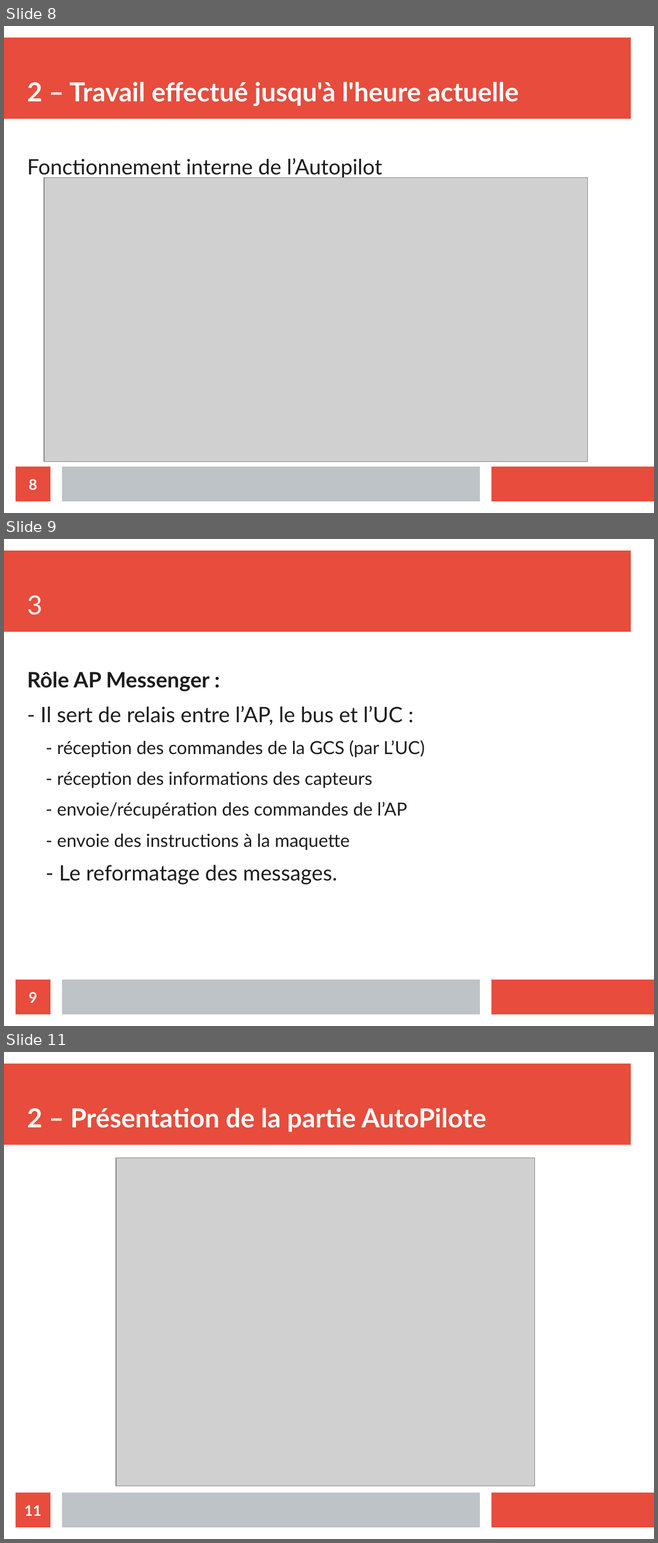
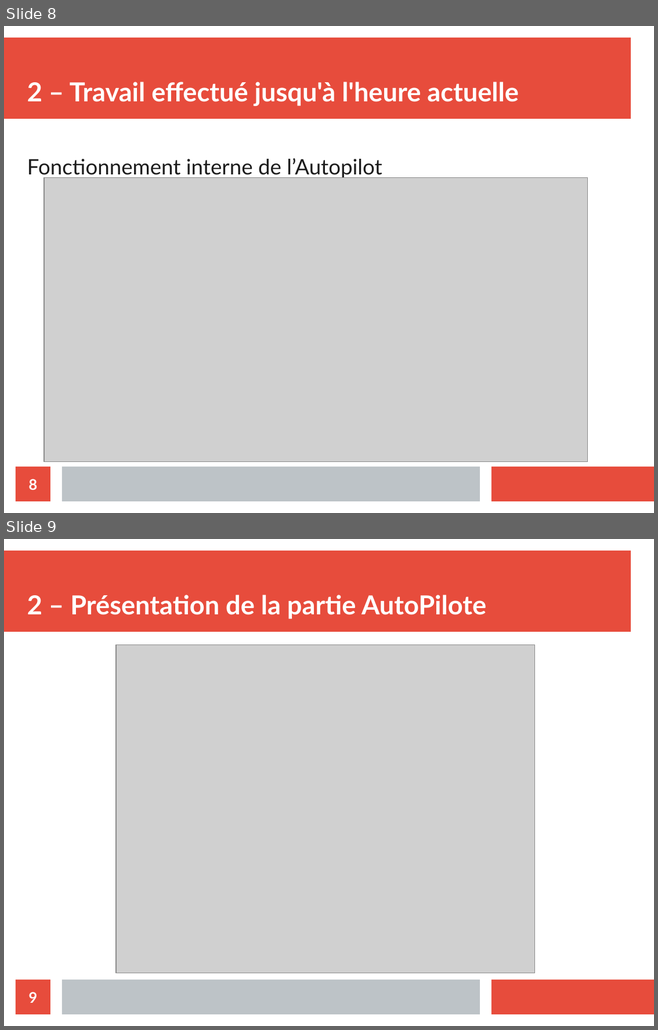
Before and after one commit to athmanmekh/AuttoPIlote-X-OPEN-PILOT, a slide deck: presentation/presentation 2/diapoPresentation.odp. Shown one above the other, each under a label of ours: slides 8, 9 and 11 before the commit, slides 8 and 9 after it; the slides between them are not shown. The pictures are 658x1543 and 658x1030 pixels, drawn with LibreOffice and Linux fonts; fonts in the diff are those of the drawing; grey boxes stand for pictures. Boxes give left, top, right and bottom in pixels: in the first picture for what was removed or moved away, otherwise in the second. Text is boxed around its words. In the diff, an @@ line names an element or a change of style, - is before the commit and + after.

```diff
--- a/presentation/presentation 2/diapoPresentation.odp
+++ b/presentation/presentation 2/diapoPresentation.odp
@@ slide 9 removed at <box>4,539,654,1026</box>, background #FFFFFF; not listed: 3 template elements that a slide beside it also shows @@
@@ title removed at <box>27,595,42,615</box> @@
-3
@@ text removed at <box>27,671,424,885</box> @@
-Rôle AP Messenger :
-- Il sert de relais entre l’AP, le bus et l’UC :
-  - réception des commandes de la GCS (par L’UC)
-  - réception des informations des capteurs
-  - envoie/récupération des commandes de l’AP
-  - envoie des instructions à la maquette
-- Le reformatage des messages.
@@ page number removed at <box>16,980,50,1015</box> @@
-9
@@ what was slide 11 is now slide 9 @@
@@ page number at <box>29,992,38,1003</box>: text changed @@
-11
+9
```
Also in this commit, not shown: 1 other slide removed.
